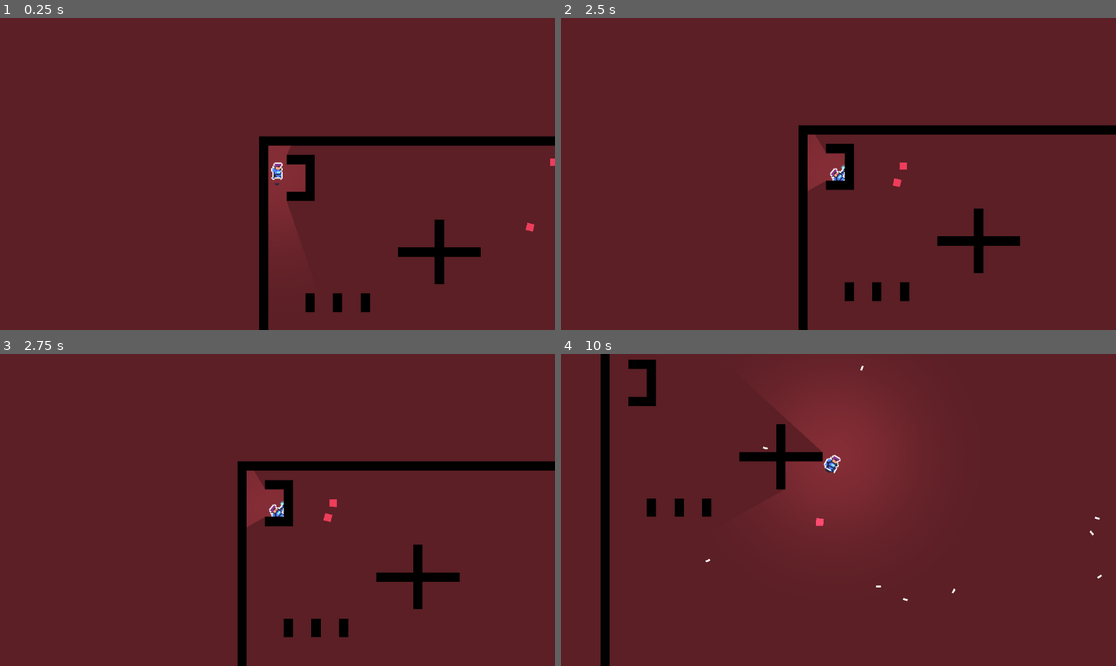
Above: before the commit, frames 1-4 (two rows, left to right).
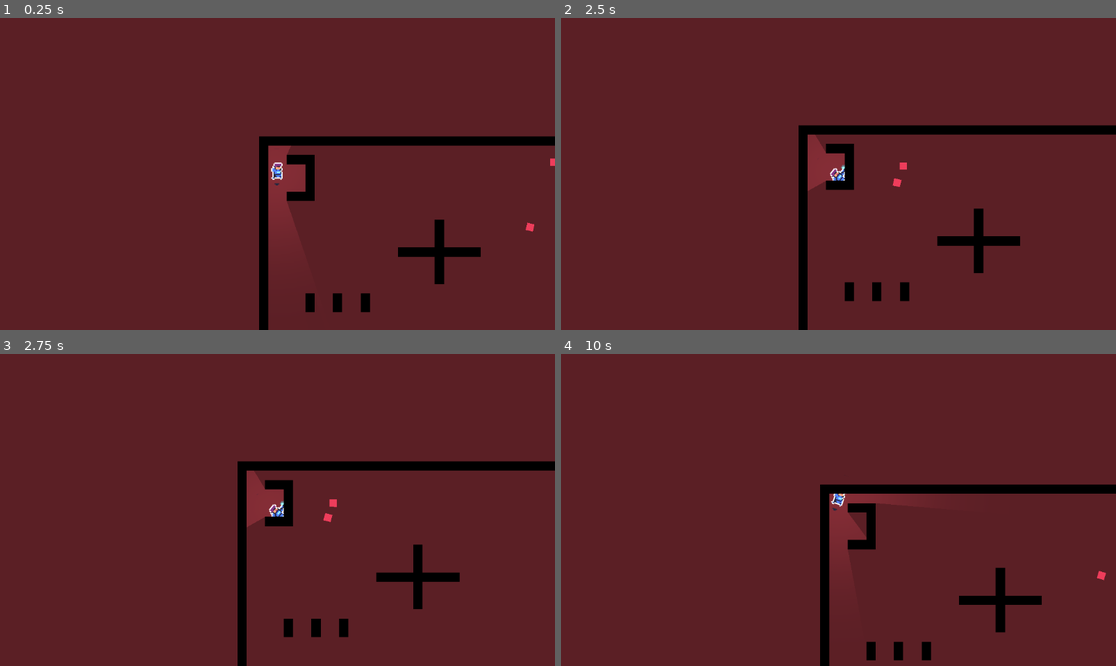
Above: after the commit, the same moments.

Repository: AHuang8693/CSC378-FinalProject
Game: Godot game, scene res://scenes/world.tscn
Two runs of this game, one before a commit and one after it. Both use one fixed random seed, a clock stepped at 60 frames per second and the inputs below.
Inputs (mouse positions are in pixels of both pictures, inside the frame that each line leads up to):
- Up to frame 1 (0.25 s): no input
- Up to frame 2 (2.5 s): move the mouse to (960, 158) at 0.52 s; hold D (right) 0.53-1.28 s; click (960, 158) at 0.6 s; move the mouse to (727, 189) at 1.27 s; hold S (down) 1.28-2.03 s; click (727, 189) at 1.35 s; move the mouse to (894, 105) at 2.02 s; hold D (right) from 2.03 s (still down); click (894, 105) at 2.1 s
- Up to frame 3 (2.75 s): keep holding D (right)
- Up to frame 4 (10 s): move the mouse to (810, 572) at 2.77 s; release D (right) at 2.78 s; hold W (up) 2.78-3.53 s; click (810, 572) at 2.85 s; move the mouse to (1005, 556) at 3.52 s; hold A (left) 3.53-5.03 s; click (1005, 556) at 3.6 s; move the mouse to (672, 463) at 4.27 s; click (672, 463) at 4.35 s; tap Enter at 5 s; move the mouse to (866, 510) at 5.02 s; hold S (down) 5.03-5.78 s; click (866, 510) at 5.1 s; move the mouse to (755, 432) at 5.77 s; hold D (right) 5.78-6.53 s; click (755, 432) at 5.85 s; move the mouse to (960, 494) at 6.52 s; hold W (up) 6.53-7.28 s; click (960, 494) at 6.6 s; move the mouse to (727, 525) at 7.27 s; hold D (right) 7.28-8.03 s; click (727, 525) at 7.35 s; move the mouse to (894, 441) at 8.02 s; hold S (down) 8.03-8.78 s; click (894, 441) at 8.1 s; move the mouse to (810, 572) at 8.77 s; hold A (left) 8.78-9.53 s; click (810, 572) at 8.85 s; move the mouse to (1005, 556) at 9.52 s; hold W (up) from 9.53 s (still down); click (1005, 556) at 9.6 s

Frames 1-3 are identical in both runs. In frame 4, 12% of the frame differs, in the area x 7-100%, y 0-100%.

Commit message:
Fixed player/enemy collision, wrong layers/masks on player Area2D

Diff:
--- a/scenes/Bullet.tscn
+++ b/scenes/Bullet.tscn
@@ -1,14 +1,14 @@
 [gd_scene load_steps=4 format=3 uid="uid://b7n0yefiqkrkb"]
 
-[ext_resource type="Script" path="res://scenes/Bullet.gd" id="1_5v371"]
 [ext_resource type="Texture2D" uid="uid://dg2bvk31nbppj" path="res://assets/WhiteSquare.png" id="1_le6sw"]
+[ext_resource type="Script" path="res://scripts/Bullet.gd" id="1_v8gi2"]
 
 [sub_resource type="RectangleShape2D" id="RectangleShape2D_o7cg8"]
 size = Vector2(8, 3)
 
 [node name="Bullet" type="CharacterBody2D"]
 collision_layer = 8
-script = ExtResource("1_5v371")
+script = ExtResource("1_v8gi2")
 
 [node name="CollisionShape2D" type="CollisionShape2D" parent="."]
 shape = SubResource("RectangleShape2D_o7cg8")
--- a/scenes/Enemy.tscn
+++ b/scenes/Enemy.tscn
@@ -11,6 +11,7 @@
 
 [node name="Enemy" type="CharacterBody2D"]
 collision_layer = 4
+collision_mask = 3
 script = ExtResource("1_e0asa")
 
 [node name="CollisionShape2D" type="CollisionShape2D" parent="."]
--- a/scenes/world.tscn
+++ b/scenes/world.tscn
@@ -12,24 +12,6 @@
 
 [sub_resource type="RectangleShape2D" id="RectangleShape2D_m1cux"]
 size = Vector2(28, 37)
-
-[sub_resource type="Animation" id="Animation_jkkax"]
-resource_name = "walk_right"
-length = 0.8
-loop_mode = 1
-step = 0.2
-tracks/0/type = "value"
-tracks/0/imported = false
-tracks/0/enabled = true
-tracks/0/path = NodePath("Sprite2D:frame_coords")
-tracks/0/interp = 1
-tracks/0/loop_wrap = true
-tracks/0/keys = {
-"times": PackedFloat32Array(0.2, 0.4, 0.6, 0.8),
-"transitions": PackedFloat32Array(1, 1, 1, 1),
-"update": 1,
-"values": [Vector2i(0, 3), Vector2i(1, 3), Vector2i(2, 3), Vector2i(3, 3)]
-}
 
 [sub_resource type="Animation" id="Animation_8yblg"]
 length = 0.001
@@ -60,6 +42,24 @@
 "transitions": PackedFloat32Array(1, 1, 1, 1),
 "update": 1,
 "values": [Vector2i(0, 4), Vector2i(1, 4), Vector2i(2, 4), Vector2i(3, 4)]
+}
+
+[sub_resource type="Animation" id="Animation_jkkax"]
+resource_name = "walk_right"
+length = 0.8
+loop_mode = 1
+step = 0.2
+tracks/0/type = "value"
+tracks/0/imported = false
+tracks/0/enabled = true
+tracks/0/path = NodePath("Sprite2D:frame_coords")
+tracks/0/interp = 1
+tracks/0/loop_wrap = true
+tracks/0/keys = {
+"times": PackedFloat32Array(0.2, 0.4, 0.6, 0.8),
+"transitions": PackedFloat32Array(1, 1, 1, 1),
+"update": 1,
+"values": [Vector2i(0, 3), Vector2i(1, 3), Vector2i(2, 3), Vector2i(3, 3)]
 }
 
 [sub_resource type="AnimationLibrary" id="AnimationLibrary_eoucl"]
@@ -97,6 +97,8 @@
 frame = 24
 
 [node name="Area2D" type="Area2D" parent="Player"]
+collision_layer = 2
+collision_mask = 5
 
 [node name="CollisionShape2D" type="CollisionShape2D" parent="Player/Area2D"]
 position = Vector2(-1, 1.5)
@@ -125,7 +127,7 @@
 [node name="Background" type="Sprite2D" parent="."]
 modulate = Color(0.356863, 0.121569, 0.145098, 1)
 z_index = -1
-position = Vector2(644, 144)
+position = Vector2(617, 136)
 scale = Vector2(285.813, 179.625)
 texture = ExtResource("5_qh04j")
 
--- a/scripts/Player.gd
+++ b/scripts/Player.gd
@@ -75,6 +75,7 @@
 	get_tree().reload_current_scene() #reloads the game
 
 func _on_area_2d_body_entered(body):
+	#print(body.name)
 	if "Enemy" in body.name:
 		kill()
 
Renamed: scenes/Bullet.gd -> scripts/Bullet.gd
